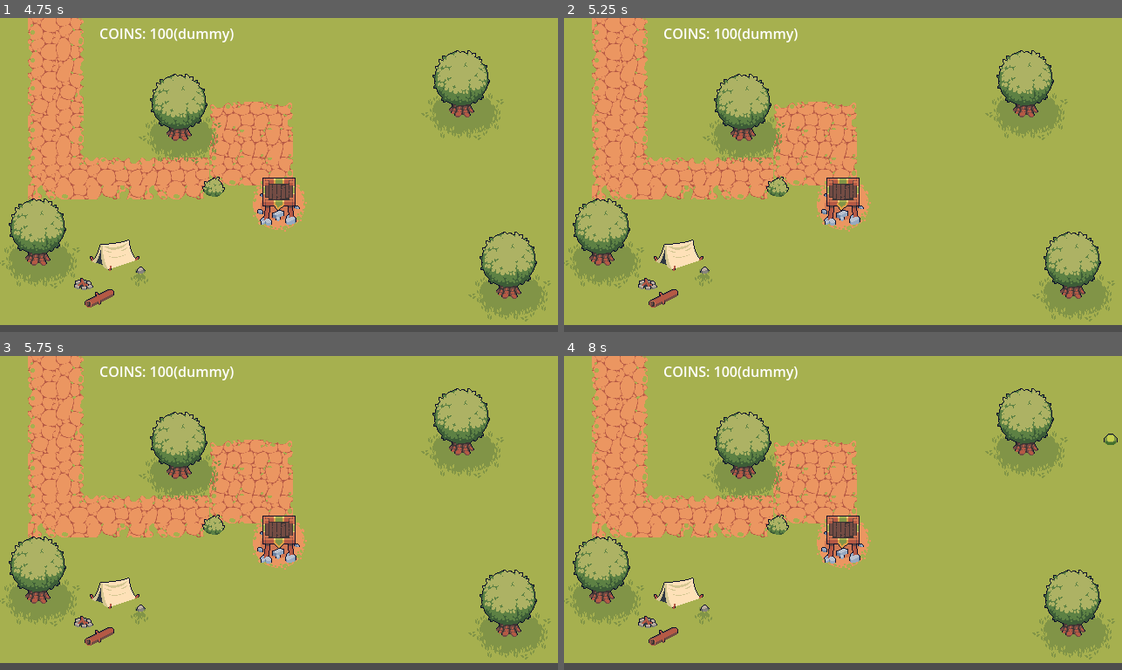
Above: before the commit, frames 1-4 (two rows, left to right).
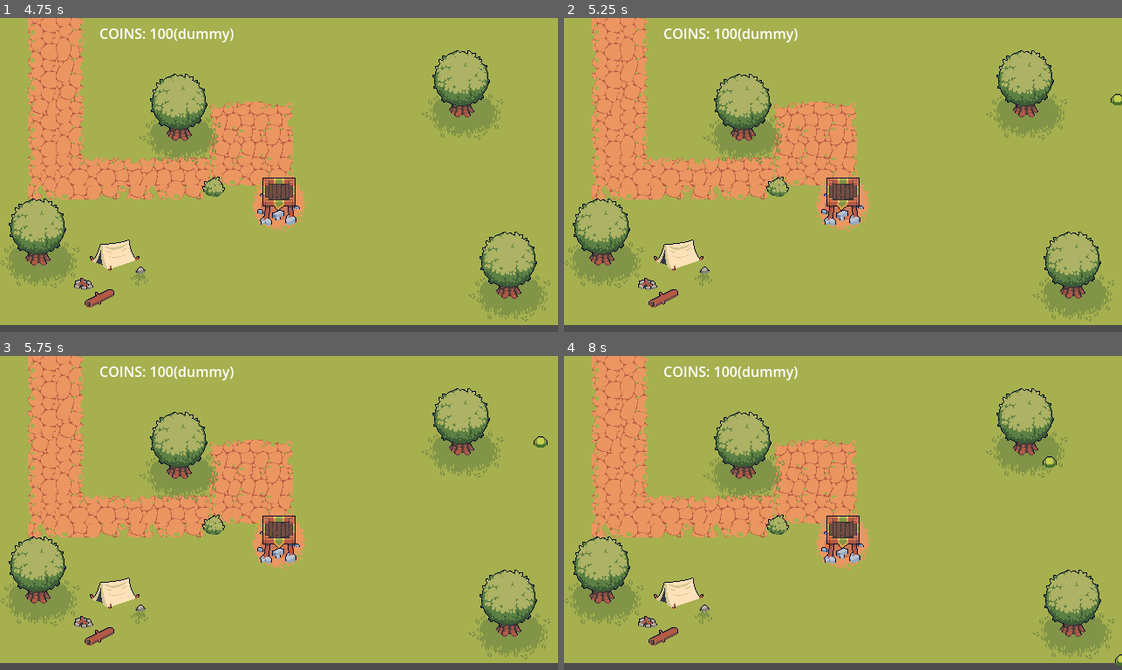
Above: after the commit, the same moments.

Repository: ButbkaDrug/easter_jam_with_ales
Game: Godot game, scene res://dev_main.tscn
Two runs of this game, one before a commit and one after it. Both use one fixed random seed, a clock stepped at 60 frames per second and the inputs below.
Inputs:
- Up to frame 1 (4.75 s): tap Enter at 0.5, 2, 3.5 s; tap Space at 1.25, 2.75, 4.25 s
- Up to frame 2 (5.25 s): no input
- Up to frame 3 (5.75 s): no input
- Up to frame 4 (8 s): no input

Frame 1 is identical in both runs. In frame 2, less than 0.1% of the frame differs, in the area x 97-100%, y 24-28%; in frame 3, less than 0.1%; in frame 4, 0.2%, in the area x 85-100%, y 24-99%.

Commit message:
Enemy movement changes
Speed changed from 15 to 30.
Enemy now stops when colliding with tower.
Enemy now uses move_and_collide() instead of move_and_slide()

Diff:
--- a/scenes/enemies/slime/slime.gd
+++ b/scenes/enemies/slime/slime.gd
@@ -3,15 +3,20 @@
 var target: Vector2 = Vector2(320, 200)
 
 var hp = 10
-var speed = 15
+var speed = 30
 
 var direction: Vector2
 
 @onready var _animated_sprite_2d: AnimatedSprite2D = $AnimatedSprite2D
+@onready var _collision_shape_2d: CollisionShape2D = $CollisionShape2D
 
 # Called every frame. 'delta' is the elapsed time since the previous frame.
 func _process(delta: float) -> void:
+
 	direction = position.direction_to(target)
-	velocity = direction * speed
+	velocity = direction * speed * delta
 
-	move_and_slide()
+	var is_collision = move_and_collide(velocity)
+
+	if is_collision:
+		speed = 0
--- a/scenes/enemies/slime/slime.tscn
+++ b/scenes/enemies/slime/slime.tscn
@@ -240,7 +240,7 @@
 }]
 
 [sub_resource type="CircleShape2D" id="CircleShape2D_5gf84"]
-radius = 11.0
+radius = 8.0
 
 [node name="Slime" type="CharacterBody2D" unique_id=2115889227]
 collision_layer = 2
@@ -253,5 +253,5 @@
 frame_progress = 0.5906307
 
 [node name="CollisionShape2D" type="CollisionShape2D" parent="." unique_id=1230335199]
-position = Vector2(0, 2)
+position = Vector2(0, 8)
 shape = SubResource("CircleShape2D_5gf84")
